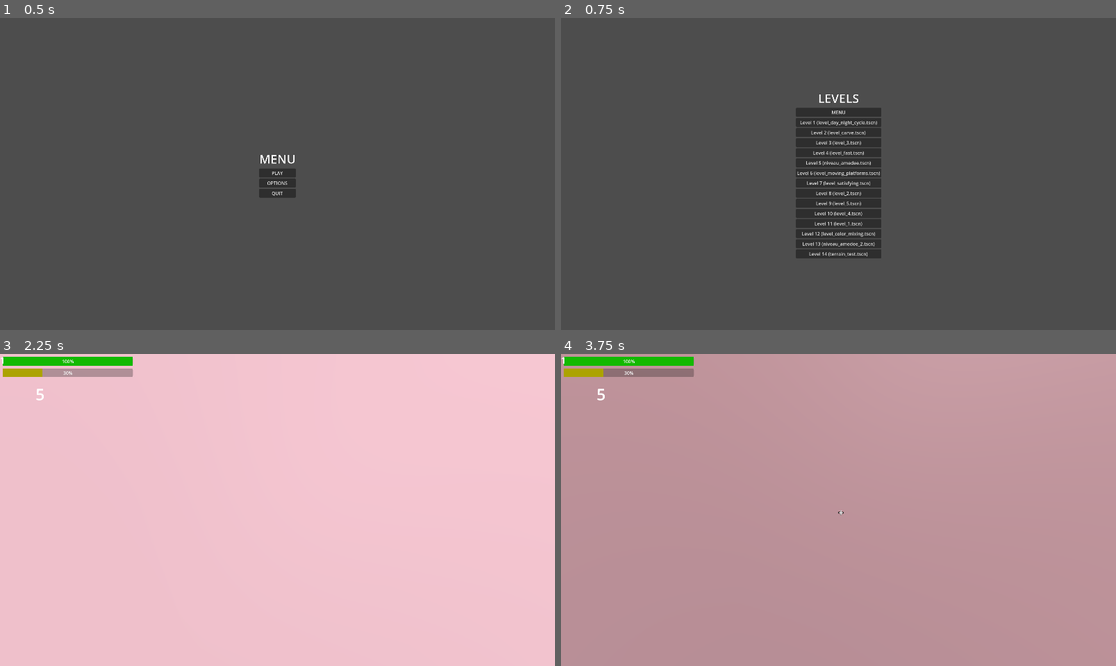
Above: before the commit, frames 1-4 (two rows, left to right).
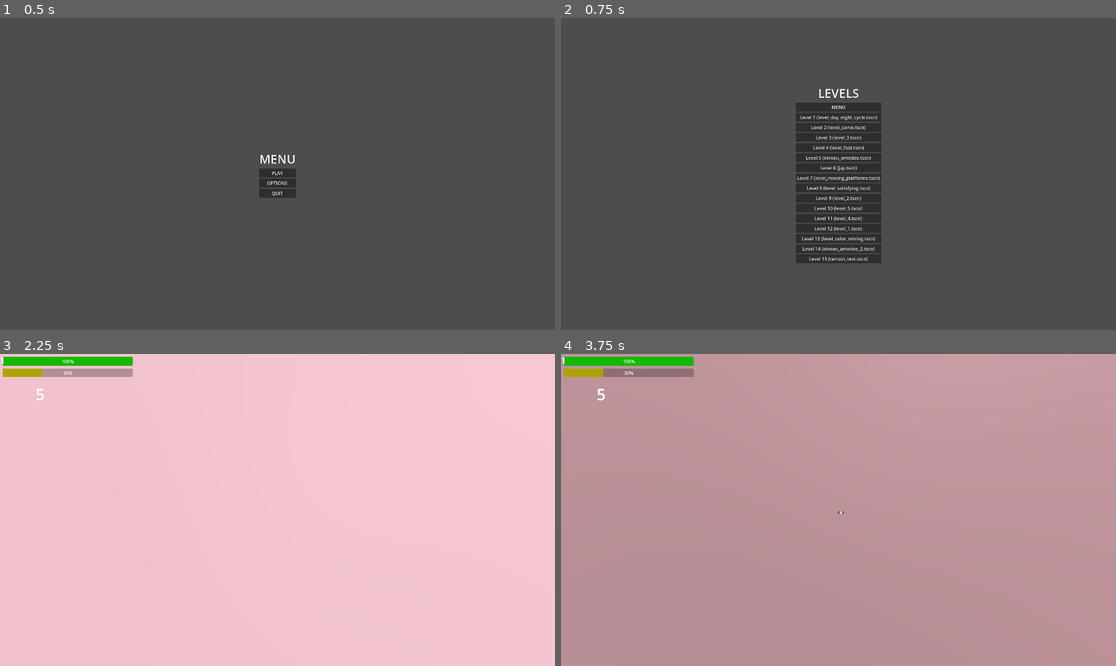
Above: after the commit, the same moments.

Repository: zalt00/SlipFeetpics
Game: Godot game, scene res://scenes/Menu.tscn
Same seed, same stepped clock (60 frames per second), same inputs: the game is played once before the commit and once after it. The project has no main scene, so this scene is started directly.
Inputs (mouse positions are in pixels of both pictures, inside the frame that each line leads up to):
- Up to frame 1 (0.5 s): no input
- Up to frame 2 (0.75 s): click "PLAY" at 0.5 s
- Up to frame 3 (2.25 s): click "Level 1 (level_day_night_cycl…" at 1.25 s; tap Enter (pause) at 2 s; move the mouse to (305, 510) at 2.02 s; hold W (avant) from 2.03 s (still down); tap S (arrière) at 2.1 s
- Up to frame 4 (3.75 s): keep holding W (avant); tap R (respawn) at 2.75, 3.5 s; move the mouse to (810, 510) at 2.77 s; tap F (godmod) at 2.85 s; move the mouse to (849, 503) at 3.52 s; hold E (interact) from 3.53 s (still down)

Frame 1 is identical in both runs. In frame 2, 3.0% of the frame differs, in the area x 42-58%, y 22-79%; in frame 3, less than 0.1%; in frame 4, less than 0.1%.

Commit message:
UPDATE HITBOX ET BUGFIX

Diff:
--- a/scenes/antimatter_player_node.tscn
+++ b/scenes/antimatter_player_node.tscn
@@ -28,7 +28,7 @@
 mesh = SubResource("QuadMesh_sywrr")
 
 [node name="CSGMesh3D" type="CSGMesh3D" parent="."]
-transform = Transform3D(2.82843, 6.40138e-08, 2.82843, 2.82843, -1.54543e-07, -2.82843, 5.12111e-08, 5, -1.23634e-07, 0, 0, -8.53)
+transform = Transform3D(2.82843, 6.78547e-08, 2.82843, 2.82843, -1.63816e-07, -2.82843, 5.12111e-08, 5.3, -1.23634e-07, 0, 0, -8.53)
 visible = false
 operation = 2
 mesh = ExtResource("4_iu3xn")
--- a/scenes/fps_player.tscn
+++ b/scenes/fps_player.tscn
@@ -7,7 +7,7 @@
 [ext_resource type="Material" uid="uid://jl4si673qlox" path="res://materials/white_vraiment_blanc.tres" id="5_brba3"]
 [ext_resource type="Theme" uid="uid://dpyaubnhngg7k" path="res://themes/health_bar.tres" id="5_we0pa"]
 [ext_resource type="PackedScene" uid="uid://b8gugxppn8f61" path="res://scenes/antimatter_grenade_launcher.tscn" id="7_8lwy5"]
-[ext_resource type="PackedScene" uid="uid://c5d2ojowi23y5" path="res://scenes/echap.tscn" id="8_aemiu"]
+[ext_resource type="PackedScene" uid="uid://c5d2ojowi23y5" path="res://scenes/Echap.tscn" id="8_aemiu"]
 [ext_resource type="Texture2D" uid="uid://bixqn5tvwua8v" path="res://images/ret.png" id="8_m8wlf"]
 [ext_resource type="AudioStream" uid="uid://dtdajr57g46uj" path="res://sounds/whoosh.mp3" id="9_fmnkt"]
 [ext_resource type="Script" path="res://scripts/bar.gd" id="11_d40eg"]
@@ -18,8 +18,9 @@
 [sub_resource type="BoxMesh" id="BoxMesh_bn3hq"]
 size = Vector3(0.1, 1.8, 0.1)
 
-[sub_resource type="BoxShape3D" id="BoxShape3D_l6go6"]
-size = Vector3(0.5, 1.8, 0.5)
+[sub_resource type="CapsuleShape3D" id="CapsuleShape3D_um346"]
+radius = 0.2
+height = 1.45221
 
 [sub_resource type="PlaneMesh" id="PlaneMesh_odakh"]
 size = Vector2(0.5, 0.5)
@@ -73,7 +74,8 @@
 skeleton = NodePath("../..")
 
 [node name="CollisionShape3D" type="CollisionShape3D" parent="."]
-shape = SubResource("BoxShape3D_l6go6")
+transform = Transform3D(1, 0, 0, 0, 1, 0, 0, 0, 1, 0, -0.164789, 0)
+shape = SubResource("CapsuleShape3D_um346")
 
 [node name="SubViewport" type="SubViewport" parent="."]
 render_target_update_mode = 3
--- /dev/null
+++ b/scenes/levels/jsp.tscn
@@ -0,0 +1,120 @@
+[gd_scene load_steps=7 format=3 uid="uid://ck3sx3j6h1f1j"]
+
+[ext_resource type="PackedScene" uid="uid://bjqcqg24t4o3" path="res://scenes/fps_player.tscn" id="1_g446a"]
+[ext_resource type="Material" path="res://materials/breakable.tres" id="2_udstr"]
+[ext_resource type="PackedScene" uid="uid://cd4gqcvmru1dc" path="res://scenes/emancipation_grid.tscn" id="3_gvil7"]
+
+[sub_resource type="ProceduralSkyMaterial" id="ProceduralSkyMaterial_lhuk6"]
+sky_top_color = Color(0, 0, 0, 1)
+sky_horizon_color = Color(0.647059, 0, 0.670588, 1)
+ground_bottom_color = Color(0, 0, 0, 1)
+ground_horizon_color = Color(0.647059, 0, 0.670588, 1)
+
+[sub_resource type="Sky" id="Sky_salpv"]
+sky_material = SubResource("ProceduralSkyMaterial_lhuk6")
+
+[sub_resource type="Environment" id="Environment_kidyq"]
+background_mode = 2
+sky = SubResource("Sky_salpv")
+
+[node name="Jsp" type="Node3D"]
+
+[node name="WorldEnvironment" type="WorldEnvironment" parent="."]
+environment = SubResource("Environment_kidyq")
+
+[node name="player" parent="." node_paths=PackedStringArray("breakable", "unbreakable") instance=ExtResource("1_g446a")]
+breakable = NodePath("../CSGCombiner3D")
+unbreakable = NodePath("../unbreakable")
+number_of_shots = 15
+move_speed = [10.0, 10.0, 10.0, 10.0, 10.0]
+
+[node name="CSGCombiner3D" type="CSGCombiner3D" parent="."]
+material_override = ExtResource("2_udstr")
+use_collision = true
+
+[node name="CSGBox3D" type="CSGBox3D" parent="CSGCombiner3D"]
+transform = Transform3D(1, 0, 0, 0, 1, 0, 0, 0, 1, 0, -1.65682, -5.66943)
+size = Vector3(1, 0.249878, 12.3389)
+
+[node name="CSGBox3D2" type="CSGBox3D" parent="CSGCombiner3D"]
+transform = Transform3D(1, 0, 0, 0, 1, 0, 0, 0, 1, 0, -1.65682, -24.235)
+size = Vector3(1, 0.249878, 12.3389)
+
+[node name="CSGBox3D3" type="CSGBox3D" parent="CSGCombiner3D"]
+transform = Transform3D(1, 0, 0, 0, 1, 0, 0, 0, 1, 0, -0.411021, -29.144)
+size = Vector3(1, 2.74149, 6.52002)
+
+[node name="CSGBox3D4" type="CSGBox3D" parent="CSGCombiner3D"]
+transform = Transform3D(1, 0, 0, 0, 1, 0, 0, 0, 1, 0.729919, -0.868311, -37.6207)
+size = Vector3(2.45984, 7.93147, 1.77625)
+
+[node name="CSGBox3D5" type="CSGBox3D" parent="CSGCombiner3D"]
+transform = Transform3D(1, 0, 0, 0, 1, 0, 0, 0, 1, 10.979, -3.5152, -38.6844)
+size = Vector3(3.34184, 13.2252, 3.90369)
+
+[node name="CSGBox3D12" type="CSGBox3D" parent="CSGCombiner3D"]
+transform = Transform3D(1, 0, 0, 0, 1, 0, 0, 0, 1, 81.5308, -9.72661, -35.7008)
+size = Vector3(20.2414, 13.2252, 3.90369)
+
+[node name="CSGBox3D7" type="CSGBox3D" parent="CSGCombiner3D"]
+transform = Transform3D(1, 0, 0, 0, 1, 0, 0, 0, 1, 39.6924, -10.0532, -36.6674)
+size = Vector3(8.36174, 0.149239, 7.93768)
+
+[node name="CSGBox3D8" type="CSGBox3D" parent="CSGCombiner3D"]
+transform = Transform3D(-0.119357, 0.992851, 0, -0.992851, -0.119357, 0, 0, 0, 1, 46.291, -10.0532, -36.3819)
+size = Vector3(8.36174, 0.149239, 6.28574)
+
+[node name="CSGBox3D10" type="CSGBox3D" parent="CSGCombiner3D"]
+transform = Transform3D(-0.119357, 0.992851, 0, -0.992851, -0.119357, 0, 0, 0, 1, 50.027, -10.0532, -36.3819)
+size = Vector3(8.36174, 0.149239, 6.28574)
+
+[node name="CSGBox3D11" type="CSGBox3D" parent="CSGCombiner3D"]
+transform = Transform3D(1, 0, 0, 0, 1, 0, 0, 0, 1, 6.56401, 0, 0)
+size = Vector3(8.36174, 0.149239, 6.28574)
+
+[node name="CSGBox3D6" type="CSGBox3D" parent="CSGCombiner3D"]
+transform = Transform3D(1, 0, 0, 0, 1, 0, 0, 0, 1, 16.3853, -2.74753, -33.2456)
+size = Vector3(2.51035, 14.7606, 0.290588)
+
+[node name="CSGBox3D9" type="CSGBox3D" parent="CSGCombiner3D"]
+transform = Transform3D(-0.999872, 0, 0.0159866, 0, 1, 0, -0.0159866, 0, -0.999872, 21.6719, -2.74753, -37.5495)
+size = Vector3(2.51035, 14.7606, 0.290588)
+
+[node name="DirectionalLight3D" type="DirectionalLight3D" parent="."]
+transform = Transform3D(0.936574, 0.289094, -0.198124, 0, 0.565313, 0.824877, 0.350469, -0.772558, 0.529457, 0, 0, 4.97653)
+light_energy = 0.9
+
+[node name="unbreakable" type="CSGCombiner3D" parent="."]
+use_collision = true
+
+[node name="CSGBox3D6" type="CSGBox3D" parent="unbreakable"]
+transform = Transform3D(1, 0, 0, 0, 1, 0, 0, 0, 1, 8.43408, -1.05661, -38.8348)
+size = Vector3(1.04318, 18.1424, 3.62347)
+
+[node name="CSGBox3D7" type="CSGBox3D" parent="unbreakable"]
+transform = Transform3D(1, 0, 0, 0, 1, 0, 0, 0, 1, 0.729919, -0.813135, -38.6731)
+size = Vector3(2.45984, 7.82111, 0.36676)
+
+[node name="CSGBox3D8" type="CSGBox3D" parent="unbreakable"]
+transform = Transform3D(1, 0, 0, 0, 1, 0, 0, 0, 1, 16.3853, -2.74753, -32.8088)
+size = Vector3(2.51035, 14.7606, 0.290588)
+
+[node name="CSGBox3D10" type="CSGBox3D" parent="unbreakable"]
+transform = Transform3D(-0.999872, 0, 0.0159866, 0, 1, 0, -0.0159866, 0, -0.999872, 21.6789, -2.74753, -37.9862)
+size = Vector3(2.51035, 14.7606, 0.290588)
+
+[node name="CSGBox3D12" type="CSGBox3D" parent="unbreakable"]
+transform = Transform3D(1, 0, 0, 0, 1, 0, 0, 0, 1, 58.8793, -14.0948, -36.2357)
+size = Vector3(10.5539, 0.149239, 4.41679)
+
+[node name="CSGBox3D13" type="CSGBox3D" parent="unbreakable"]
+transform = Transform3D(1, 0, 0, 0, 1, 0, 0, 0, 1, 68.3626, -14.0948, -36.008)
+size = Vector3(8.36174, 0.149239, 0.960644)
+
+[node name="CSGBox3D14" type="CSGBox3D" parent="unbreakable"]
+transform = Transform3D(1, 0, 0, 0, 1, 0, 0, 0, 1, 95.9878, -5.12942, -35.6606)
+size = Vector3(6.8005, 0.149239, 0.960644)
+
+[node name="EmancipationGrid" parent="." node_paths=PackedStringArray("player") instance=ExtResource("3_gvil7")]
+transform = Transform3D(-0.0328062, 0, -0.999462, 0, 1, 0, 0.999462, 0, -0.0328062, 39.477, -9.76303, -36.3851)
+player = NodePath("../player")
--- a/scenes/levels/niveau_amedee_2.tscn
+++ b/scenes/levels/niveau_amedee_2.tscn
@@ -1,8 +1,9 @@
-[gd_scene load_steps=7 format=3 uid="uid://cr7jdcgdcdfv7"]
+[gd_scene load_steps=8 format=3 uid="uid://cr7jdcgdcdfv7"]
 
 [ext_resource type="PackedScene" uid="uid://bjqcqg24t4o3" path="res://scenes/fps_player.tscn" id="1_mlchi"]
 [ext_resource type="Material" path="res://materials/breakable.tres" id="2_wklfh"]
 [ext_resource type="PackedScene" uid="uid://cd4gqcvmru1dc" path="res://scenes/emancipation_grid.tscn" id="3_ubxtq"]
+[ext_resource type="PackedScene" uid="uid://8jvacyrdv33w" path="res://scenes/switch_charles.tscn" id="4_af3ia"]
 
 [sub_resource type="ProceduralSkyMaterial" id="ProceduralSkyMaterial_fsti3"]
 sky_top_color = Color(0, 0.505882, 0.6, 1)
@@ -24,6 +25,7 @@
 
 [node name="player" parent="." node_paths=PackedStringArray("breakable") instance=ExtResource("1_mlchi")]
 breakable = NodePath("../CSGCombiner3D")
+number_of_shots = 10
 
 [node name="DirectionalLight3D" type="DirectionalLight3D" parent="."]
 transform = Transform3D(0.906757, 0.357215, -0.224028, -0.13921, 0.755136, 0.640617, 0.39801, -0.549698, 0.734453, 0, 0, 2.96333)
@@ -35,8 +37,8 @@
 use_collision = true
 
 [node name="CSGBox3D" type="CSGBox3D" parent="CSGCombiner3D"]
-transform = Transform3D(1, 0, 0, 0, 1, 0, 0, 0, 1, 0, -1.711, 0)
-size = Vector3(100, 0.423, 100)
+transform = Transform3D(1, 0, 0, 0, 1, 0, 0, 0, 1, 4.22699, -1.711, -2.45428)
+size = Vector3(68.7225, 0.423, 26.5824)
 
 [node name="CSGBox3D2" type="CSGBox3D" parent="CSGCombiner3D"]
 transform = Transform3D(1, 0, 0, 0, 1, 0, 0, 0, 1, 1.80444, 0.29817, -3.3292)
@@ -87,8 +89,16 @@
 size = Vector3(4.60889, 3.8905, 3.34839)
 
 [node name="CSGBox3D9" type="CSGBox3D" parent="CSGCombiner3D"]
-transform = Transform3D(1, 0, 0, 0, 1, 0, 0, 0, 1, 1.269, 7.17722, -35.2571)
-size = Vector3(8.20862, 17.6486, 5.47058)
+transform = Transform3D(1, 0, 0, 0, 1, 0, 0, 0, 1, 1.269, -6.35765, -35.2571)
+size = Vector3(8.20862, 44.7183, 5.47058)
+
+[node name="CSGBox3D10" type="CSGBox3D" parent="CSGCombiner3D"]
+transform = Transform3D(1, 0, 0, 0, 1, 0, 0, 0, 1, 1.269, -7.39112, -40.1139)
+size = Vector3(8.20862, 0.417948, 5.47058)
+
+[node name="CSGBox3D11" type="CSGBox3D" parent="CSGCombiner3D"]
+transform = Transform3D(1, 0, 0, 0, 1, 0, 0, 0, 1, 1.269, -12.3997, -52.4571)
+size = Vector3(8.20862, 10.4351, 4.34967)
 
 [node name="CSGBox3D8" type="CSGBox3D" parent="CSGCombiner3D"]
 transform = Transform3D(1, 0, 0, 0, 1, 0, 0, 0, 1, 11.483, -1.84174, -20.2479)
@@ -105,6 +115,17 @@
 shadow_enabled = true
 omni_range = 34.0664
 
+[node name="OmniLight3D2" type="OmniLight3D" parent="."]
+transform = Transform3D(1, 0, 0, 0, 1, 0, 0, 0, 1, 1.55749, -5.25862, -41.3956)
+light_color = Color(1, 0.133333, 1, 1)
+light_energy = 1.37
+shadow_enabled = true
+omni_range = 34.0664
+
 [node name="EmancipationGrid" parent="." node_paths=PackedStringArray("player") instance=ExtResource("3_ubxtq")]
 transform = Transform3D(1, 0, 0, 0, 1, 0, 0, 0, 1, 1.44794, -1.28864, -28.7357)
 player = NodePath("../player")
+
+[node name="SwitchCharles" parent="." node_paths=PackedStringArray("lights") instance=ExtResource("4_af3ia")]
+transform = Transform3D(0.999818, -0.017051, 0.00856822, 0.0170504, 0.999855, 0.000146118, -0.00856946, 0, 0.999963, 0, -2.42849, -54.0919)
+lights = NodePath("../OmniLight3D")
